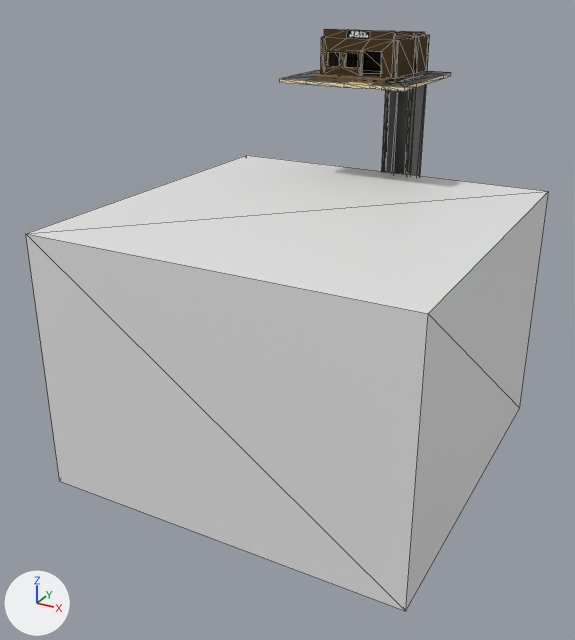
One commit to the glTF model Gangsta Wizards/Main/BUILDINGS/Institutional/Jail.glb: the scene before it, then after it.
One viewpoint serves both versions: a camera (50 mm lens) standing at (28.0, -67.9, 8.5) and looking at (-1.5, -14.2, -18.3). Lighting does not change. The marker at lower left points along +X, +Y and +Z. The older version comes first. Mesh edges are drawn as thin lines on the coarser meshes. Where no turn or scale is listed for an object, it has been applied to the vertices. Vertices at exactly the same position are counted once.

The first picture shows 'Ground', 'Jail Placeholder', 'Walls' and 8 more.
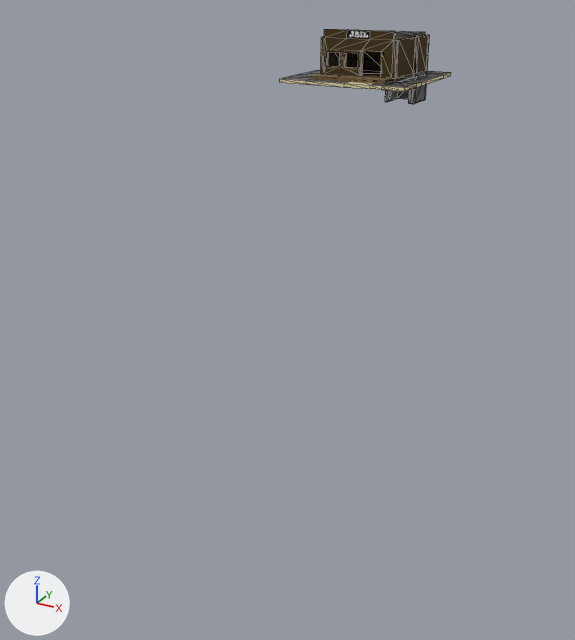
The change in detail:
me_cube_002 is used by ob_walls; location (0.0, -2.13, 1.68).
Before the commit, vertices of me_cube_002: 66 (2.0, 4.1, -32.0), 67 (2.3, 4.1, -32.0), 68 (2.0, 4.4, -32.0), 69 (2.3, 4.4, -32.0), 70 (-0.3, 4.1, -32.0).
Before the commit, vertices of me_cube_002: 71 (-0.3, 4.4, -32.0), 72 (0.0, 4.1, -32.0), 73 (0.0, 4.4, -32.0), 74 (0.0, 6.6, -32.0), 75 (-0.3, 6.6, -32.0).
Before the commit, vertices of me_cube_002: 76 (0.0, 6.9, -32.0), 77 (-0.3, 6.9, -32.0), 78 (2.3, 6.9, -32.0), 79 (2.3, 6.6, -32.0), 80 (2.6, 6.6, -32.0).
Before the commit, vertices of me_cube_002: 81 (2.6, 6.9, -32.0), 82 (2.3, 4.1, -32.0), 83 (2.6, 4.1, -32.0).
me_cube_002 had 117 vertices, 249 faces and spanned x -4.8..2.6, y -0.2..6.9, z -32.0..2.2.
me_cube_002 now has 117 vertices, 249 faces and spans x -4.8..2.6, y -0.2..6.9, z -4.2..2.2.
Part 1, on me_cube_002:
Vertices 66 to 83 of me_cube_002 move by (0.0, 0.0, 27.8).
Vertex 110 of me_cube_002 moves from (2.0, 4.4, 1.8) at pixel (413, 33) to (0.0, 6.6, -1.5).
Vertex 111 of me_cube_002 moves from (2.3, 4.4, 1.8) at pixel (416, 33) to (2.3, 6.6, -1.5).
Vertex 112 of me_cube_002 moves from (0.0, 4.4, 1.8) at pixel (392, 32) to (2.0, 4.4, 1.8) at pixel (413, 33).
Vertex 113 of me_cube_002 moves from (0.0, 6.6, 1.8) at pixel (401, 31) to (2.3, 4.4, 1.8) at pixel (416, 33).
Vertex 114 of me_cube_002 moves from (2.3, 6.6, 1.8) at pixel (425, 31) to (0.0, 4.4, 1.8) at pixel (392, 32).
Vertex 115 of me_cube_002 moves from (0.0, 6.6, -1.5) to (0.0, 6.6, 1.8) at pixel (401, 31).
Vertex 116 of me_cube_002 moves from (2.3, 6.6, -1.5) to (2.3, 6.6, 1.8) at pixel (425, 31).
Object 'Jail Placeholder' (ob_jail_placeholder) is deleted.

Pixel boxes (x1, y1, x2, y2) of what changed, in the pictures (575 x 640 px; the box of a moved part takes in the faces that stretch with it):
'Jail Placeholder', deleted: before (26, 155, 549, 611)
'Walls', reshaped: before (321, 29, 430, 176); after (321, 29, 430, 104)
part 1 of me_cube_002, moved or reshaped: before (381, 31, 427, 176); after (385, 31, 427, 104)
